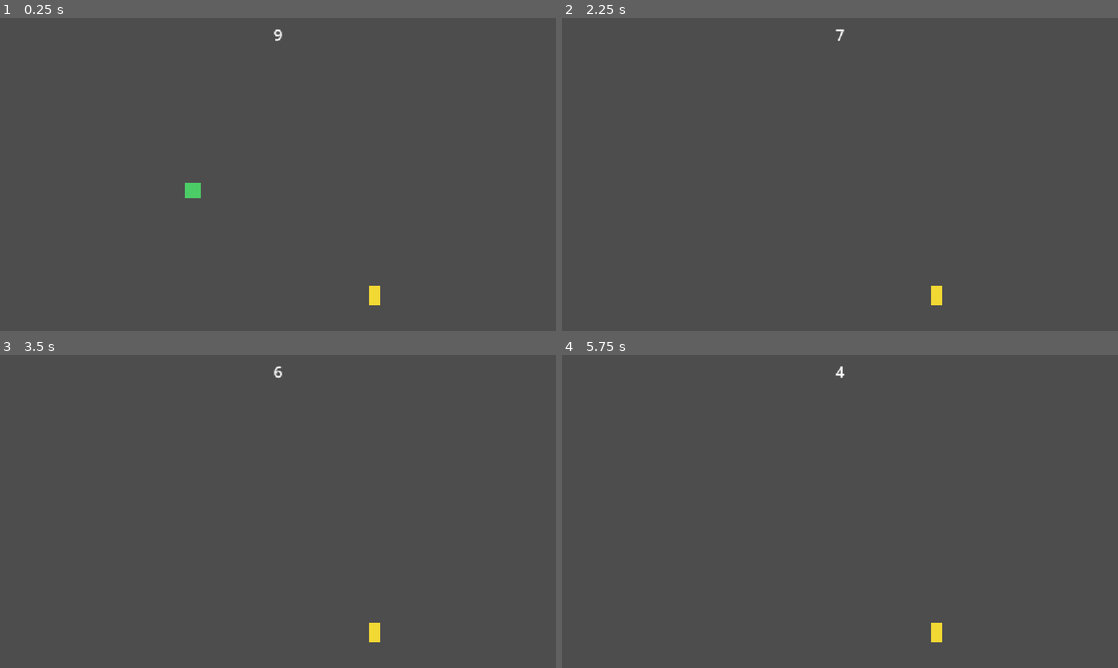
Above: before the commit, frames 1-4 (two rows, left to right).
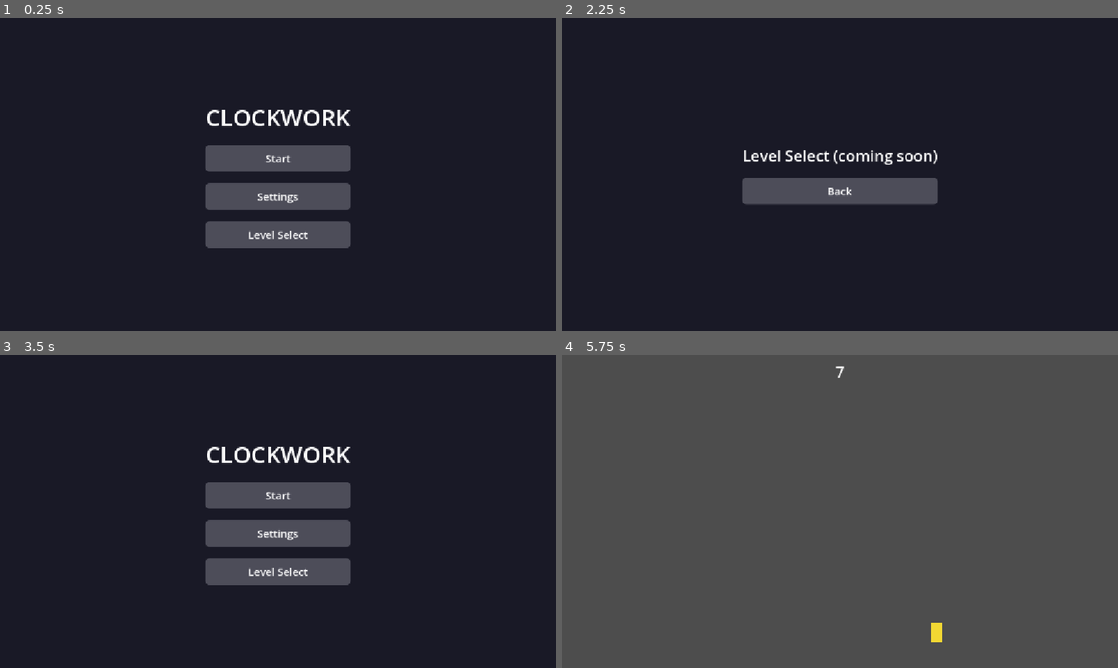
Above: after the commit, the same moments.

Repository: swan-eternal/clockwork
Game: Godot game, scene res://scenes/main_menu.tscn
The game is run twice, just before and just after one commit, with the same random seed, the same clock (stepped at 60 frames per second) and the same inputs. Before the commit the project starts from res://scenes/main.tscn.
Inputs (mouse positions are in pixels of both pictures, inside the frame that each line leads up to):
- Up to frame 1 (0.25 s): no input
- Up to frame 2 (2.25 s): click (840, 196) at 0.5 s, where only the run after the commit has a clickable "Settings"; click (840, 190) at 1.25 s, where only the run after the commit has a clickable "Back"; click (840, 233) at 2 s, where only the run after the commit has a clickable "Level Select"
- Up to frame 3 (3.5 s): click (278, 527) at 2.75 s, where only the run after the commit has a clickable "Back"
- Up to frame 4 (5.75 s): click (840, 495) at 3.5 s, where only the run after the commit has a clickable "Start"; tap Enter (ui_accept) at 4.25, 4.52, 5, 5.27 s; hold Right (ui_right) from 4.28 s (still down)

The runs differ from the first frame. In frame 1, 94% of the frame differs, in the area x 0-100%, y 0-100%; in frame 2, 97%; in frame 3, 94%; in frame 4, less than 0.1%.

Commit message:
Add main menu + Settings/Level Select placeholders
Five new files + one project.godot flip:

  scripts/main_menu.gd           — 3 buttons (Start, Settings,
                                   Level Select) with @export'd
                                   scene paths so they're tunable
                                   in the inspector.
  scripts/placeholder_screen.gd  — shared script for placeholder
                                   menu screens (title + Back
                                   button); settings.tscn and
                                   level_select.tscn override
                                   screen_title via @export.
  scenes/main_menu.tscn          — Control + ColorRect bg +
                                   CenterContainer + VBox with
                                   Title label + 3 styled buttons.
                                   Dark navy (0.1,0.1,0.15) bg,
                                   48pt title, 22pt buttons,
                                   rounded StyleBoxFlat, hover/
                                   pressed color shifts.
  scenes/settings.tscn           — placeholder using
                                   placeholder_screen.gd with
                                   screen_title = 'Settings
                                   (coming soon)'.
  scenes/level_select.tscn       — same, 'Level Select
                                   (coming soon)'.
  project.godot                  — run/main_scene flipped from
                                   main.tscn to main_menu.tscn
                                   so the game launches into
                                   the menu.

Polish is per-scene (inline StyleBox resources) rather than a
shared theme file. When the LevelCompleteUI lands it can either
copy the same StyleBoxes or refactor to assets/ui/menu_theme.tres
— duplication is small for now.

Start button target is currently main.tscn (the pass-through to
the level template). Switch to res://scenes/levels/L1.tscn once
L1 is playtested.

No README sync in this commit — the Status + Systems + Backlog
sections need a refresh, but that's a follow-up.

Diff:
--- a/project.godot
+++ b/project.godot
@@ -11,7 +11,7 @@
 [application]
 
 config/name="Clockwork"
-run/main_scene="res://scenes/main.tscn"
+run/main_scene="res://scenes/main_menu.tscn"
 config/features=PackedStringArray("4.7", "Forward Plus")
 config/icon="res://icon.svg"
 
--- /dev/null
+++ b/scenes/level_select.tscn
@@ -0,0 +1,80 @@
+[gd_scene load_steps=5 format=3]
+
+[ext_resource type="Script" path="res://scripts/placeholder_screen.gd" id="1_ph"]
+
+[sub_resource type="StyleBoxFlat" id="StyleBoxFlat_btn_normal"]
+bg_color = Color(0.3, 0.3, 0.35, 1)
+corner_radius_top_left = 8
+corner_radius_top_right = 8
+corner_radius_bottom_left = 8
+corner_radius_bottom_right = 8
+content_margin_left = 16.0
+content_margin_top = 12.0
+content_margin_right = 16.0
+content_margin_bottom = 12.0
+
+[sub_resource type="StyleBoxFlat" id="StyleBoxFlat_btn_hover"]
+bg_color = Color(0.4, 0.4, 0.45, 1)
+corner_radius_top_left = 8
+corner_radius_top_right = 8
+corner_radius_bottom_left = 8
+corner_radius_bottom_right = 8
+content_margin_left = 16.0
+content_margin_top = 12.0
+content_margin_right = 16.0
+content_margin_bottom = 12.0
+
+[sub_resource type="StyleBoxFlat" id="StyleBoxFlat_btn_pressed"]
+bg_color = Color(0.5, 0.5, 0.55, 1)
+corner_radius_top_left = 8
+corner_radius_top_right = 8
+corner_radius_bottom_left = 8
+corner_radius_bottom_right = 8
+content_margin_left = 16.0
+content_margin_top = 12.0
+content_margin_right = 16.0
+content_margin_bottom = 12.0
+
+[node name="LevelSelect" type="Control"]
+layout_mode = 3
+anchors_preset = 15
+anchor_right = 1.0
+anchor_bottom = 1.0
+script = ExtResource("1_ph")
+screen_title = "Level Select (coming soon)"
+
+[node name="Background" type="ColorRect" parent="."]
+layout_mode = 1
+anchors_preset = 15
+anchor_right = 1.0
+anchor_bottom = 1.0
+mouse_filter = 2
+color = Color(0.1, 0.1, 0.15, 1)
+
+[node name="CenterContainer" type="CenterContainer" parent="."]
+layout_mode = 1
+anchors_preset = 15
+anchor_right = 1.0
+anchor_bottom = 1.0
+
+[node name="VBox" type="VBoxContainer" parent="CenterContainer"]
+layout_mode = 2
+theme_override_constants/separation = 24
+
+[node name="Title" type="Label" parent="CenterContainer/VBox"]
+layout_mode = 2
+mouse_filter = 2
+text = "Level Select (coming soon)"
+theme_override_font_sizes/font_size = 32
+theme_override_colors/font_color = Color(1, 1, 1, 1)
+horizontal_alignment = 1
+
+[node name="BackButton" type="Button" parent="CenterContainer/VBox"]
+layout_mode = 2
+custom_minimum_size = Vector2(220, 50)
+text = "Back"
+theme_override_font_sizes/font_size = 22
+theme_override_colors/font_color = Color(1, 1, 1, 1)
+theme_override_styles/normal = SubResource("StyleBoxFlat_btn_normal")
+theme_override_styles/hover = SubResource("StyleBoxFlat_btn_hover")
+theme_override_styles/pressed = SubResource("StyleBoxFlat_btn_pressed")
--- /dev/null
+++ b/scenes/main_menu.tscn
@@ -0,0 +1,99 @@
+[gd_scene load_steps=5 format=3]
+
+[ext_resource type="Script" path="res://scripts/main_menu.gd" id="1_menu"]
+
+[sub_resource type="StyleBoxFlat" id="StyleBoxFlat_btn_normal"]
+bg_color = Color(0.3, 0.3, 0.35, 1)
+corner_radius_top_left = 8
+corner_radius_top_right = 8
+corner_radius_bottom_left = 8
+corner_radius_bottom_right = 8
+content_margin_left = 16.0
+content_margin_top = 12.0
+content_margin_right = 16.0
+content_margin_bottom = 12.0
+
+[sub_resource type="StyleBoxFlat" id="StyleBoxFlat_btn_hover"]
+bg_color = Color(0.4, 0.4, 0.45, 1)
+corner_radius_top_left = 8
+corner_radius_top_right = 8
+corner_radius_bottom_left = 8
+corner_radius_bottom_right = 8
+content_margin_left = 16.0
+content_margin_top = 12.0
+content_margin_right = 16.0
+content_margin_bottom = 12.0
+
+[sub_resource type="StyleBoxFlat" id="StyleBoxFlat_btn_pressed"]
+bg_color = Color(0.5, 0.5, 0.55, 1)
+corner_radius_top_left = 8
+corner_radius_top_right = 8
+corner_radius_bottom_left = 8
+corner_radius_bottom_right = 8
+content_margin_left = 16.0
+content_margin_top = 12.0
+content_margin_right = 16.0
+content_margin_bottom = 12.0
+
+[node name="MainMenu" type="Control"]
+layout_mode = 3
+anchors_preset = 15
+anchor_right = 1.0
+anchor_bottom = 1.0
+script = ExtResource("1_menu")
+
+[node name="Background" type="ColorRect" parent="."]
+layout_mode = 1
+anchors_preset = 15
+anchor_right = 1.0
+anchor_bottom = 1.0
+mouse_filter = 2
+color = Color(0.1, 0.1, 0.15, 1)
+
+[node name="CenterContainer" type="CenterContainer" parent="."]
+layout_mode = 1
+anchors_preset = 15
+anchor_right = 1.0
+anchor_bottom = 1.0
+
+[node name="VBox" type="VBoxContainer" parent="CenterContainer"]
+layout_mode = 2
+theme_override_constants/separation = 24
+
+[node name="Title" type="Label" parent="CenterContainer/VBox"]
+layout_mode = 2
+mouse_filter = 2
+text = "CLOCKWORK"
+theme_override_font_sizes/font_size = 48
+theme_override_colors/font_color = Color(1, 1, 1, 1)
+horizontal_alignment = 1
+
+[node name="StartButton" type="Button" parent="CenterContainer/VBox"]
+layout_mode = 2
+custom_minimum_size = Vector2(220, 50)
+text = "Start"
+theme_override_font_sizes/font_size = 22
+theme_override_colors/font_color = Color(1, 1, 1, 1)
+theme_override_styles/normal = SubResource("StyleBoxFlat_btn_normal")
+theme_override_styles/hover = SubResource("StyleBoxFlat_btn_hover")
+theme_override_styles/pressed = SubResource("StyleBoxFlat_btn_pressed")
+
+[node name="SettingsButton" type="Button" parent="CenterContainer/VBox"]
+layout_mode = 2
+custom_minimum_size = Vector2(220, 50)
+text = "Settings"
+theme_override_font_sizes/font_size = 22
+theme_override_colors/font_color = Color(1, 1, 1, 1)
+theme_override_styles/normal = SubResource("StyleBoxFlat_btn_normal")
+theme_override_styles/hover = SubResource("StyleBoxFlat_btn_hover")
+theme_override_styles/pressed = SubResource("StyleBoxFlat_btn_pressed")
+
+[node name="LevelSelectButton" type="Button" parent="CenterContainer/VBox"]
+layout_mode = 2
+custom_minimum_size = Vector2(220, 50)
+text = "Level Select"
+theme_override_font_sizes/font_size = 22
+theme_override_colors/font_color = Color(1, 1, 1, 1)
+theme_override_styles/normal = SubResource("StyleBoxFlat_btn_normal")
+theme_override_styles/hover = SubResource("StyleBoxFlat_btn_hover")
+theme_override_styles/pressed = SubResource("StyleBoxFlat_btn_pressed")
--- /dev/null
+++ b/scenes/settings.tscn
@@ -0,0 +1,80 @@
+[gd_scene load_steps=5 format=3]
+
+[ext_resource type="Script" path="res://scripts/placeholder_screen.gd" id="1_ph"]
+
+[sub_resource type="StyleBoxFlat" id="StyleBoxFlat_btn_normal"]
+bg_color = Color(0.3, 0.3, 0.35, 1)
+corner_radius_top_left = 8
+corner_radius_top_right = 8
+corner_radius_bottom_left = 8
+corner_radius_bottom_right = 8
+content_margin_left = 16.0
+content_margin_top = 12.0
+content_margin_right = 16.0
+content_margin_bottom = 12.0
+
+[sub_resource type="StyleBoxFlat" id="StyleBoxFlat_btn_hover"]
+bg_color = Color(0.4, 0.4, 0.45, 1)
+corner_radius_top_left = 8
+corner_radius_top_right = 8
+corner_radius_bottom_left = 8
+corner_radius_bottom_right = 8
+content_margin_left = 16.0
+content_margin_top = 12.0
+content_margin_right = 16.0
+content_margin_bottom = 12.0
+
+[sub_resource type="StyleBoxFlat" id="StyleBoxFlat_btn_pressed"]
+bg_color = Color(0.5, 0.5, 0.55, 1)
+corner_radius_top_left = 8
+corner_radius_top_right = 8
+corner_radius_bottom_left = 8
+corner_radius_bottom_right = 8
+content_margin_left = 16.0
+content_margin_top = 12.0
+content_margin_right = 16.0
+content_margin_bottom = 12.0
+
+[node name="Settings" type="Control"]
+layout_mode = 3
+anchors_preset = 15
+anchor_right = 1.0
+anchor_bottom = 1.0
+script = ExtResource("1_ph")
+screen_title = "Settings (coming soon)"
+
+[node name="Background" type="ColorRect" parent="."]
+layout_mode = 1
+anchors_preset = 15
+anchor_right = 1.0
+anchor_bottom = 1.0
+mouse_filter = 2
+color = Color(0.1, 0.1, 0.15, 1)
+
+[node name="CenterContainer" type="CenterContainer" parent="."]
+layout_mode = 1
+anchors_preset = 15
+anchor_right = 1.0
+anchor_bottom = 1.0
+
+[node name="VBox" type="VBoxContainer" parent="CenterContainer"]
+layout_mode = 2
+theme_override_constants/separation = 24
+
+[node name="Title" type="Label" parent="CenterContainer/VBox"]
+layout_mode = 2
+mouse_filter = 2
+text = "Settings (coming soon)"
+theme_override_font_sizes/font_size = 32
+theme_override_colors/font_color = Color(1, 1, 1, 1)
+horizontal_alignment = 1
+
+[node name="BackButton" type="Button" parent="CenterContainer/VBox"]
+layout_mode = 2
+custom_minimum_size = Vector2(220, 50)
+text = "Back"
+theme_override_font_sizes/font_size = 22
+theme_override_colors/font_color = Color(1, 1, 1, 1)
+theme_override_styles/normal = SubResource("StyleBoxFlat_btn_normal")
+theme_override_styles/hover = SubResource("StyleBoxFlat_btn_hover")
+theme_override_styles/pressed = SubResource("StyleBoxFlat_btn_pressed")
--- /dev/null
+++ b/scripts/main_menu.gd
@@ -0,0 +1,33 @@
+extends Control
+##
+## Main menu for Clockwork. Three buttons:
+##   - Start: jump to the first level (currently main.tscn as a
+##     placeholder; switch to scenes/levels/L1.tscn when it exists).
+##   - Settings: jump to settings.tscn (placeholder).
+##   - Level Select: jump to level_select.tscn (placeholder).
+##
+
+# Scene paths for navigation. The three are @export so they can be
+# overridden in the inspector if a level needs a non-default start
+# (e.g., a debug build that skips straight to L3).
+@export var start_scene: String = "res://scenes/main.tscn"
+@export var settings_scene: String = "res://scenes/settings.tscn"
+@export var level_select_scene: String = "res://scenes/level_select.tscn"
+
+@onready var _start_button: Button = $CenterContainer/VBox/StartButton
+@onready var _settings_button: Button = $CenterContainer/VBox/SettingsButton
+@onready var _level_select_button: Button = $CenterContainer/VBox/LevelSelectButton
+
+func _ready() -> void:
+	_start_button.pressed.connect(_on_start_pressed)
+	_settings_button.pressed.connect(_on_settings_pressed)
+	_level_select_button.pressed.connect(_on_level_select_pressed)
+
+func _on_start_pressed() -> void:
+	get_tree().change_scene_to_file(start_scene)
+
+func _on_settings_pressed() -> void:
+	get_tree().change_scene_to_file(settings_scene)
+
+func _on_level_select_pressed() -> void:
+	get_tree().change_scene_to_file(level_select_scene)
--- /dev/null
+++ b/scripts/placeholder_screen.gd
@@ -0,0 +1,22 @@
+extends Control
+##
+## Generic placeholder for menu screens that aren't built yet
+## (Settings, Level Select). Shows a title + Back button that returns
+## to the main menu. When the real screen ships, replace this with
+## a dedicated scene + script.
+##
+
+@export var screen_title: String = "Coming Soon"
+@export var back_scene: String = "res://scenes/main_menu.tscn"
+
+@onready var _title: Label = $CenterContainer/VBox/Title
+@onready var _back_button: Button = $CenterContainer/VBox/BackButton
+
+func _ready() -> void:
+	# Set the title in code rather than the .tscn so a single scene
+	# file can be reused across placeholders via @export override.
+	_title.text = screen_title
+	_back_button.pressed.connect(_on_back_pressed)
+
+func _on_back_pressed() -> void:
+	get_tree().change_scene_to_file(back_scene)
